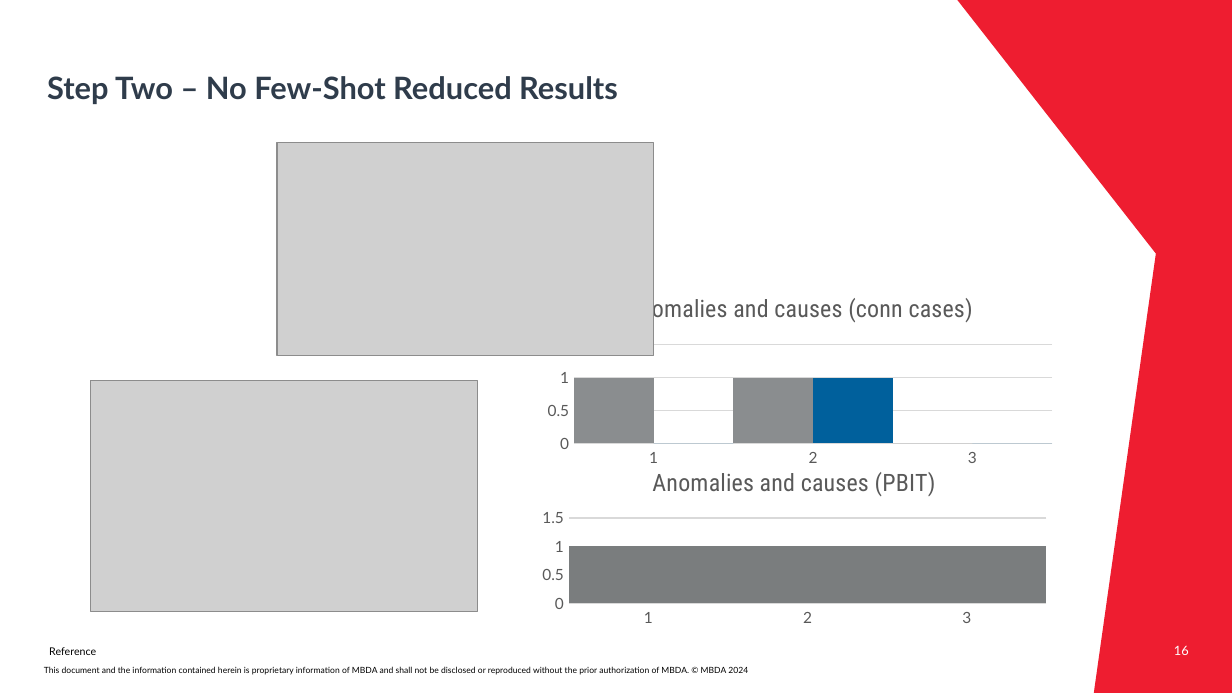
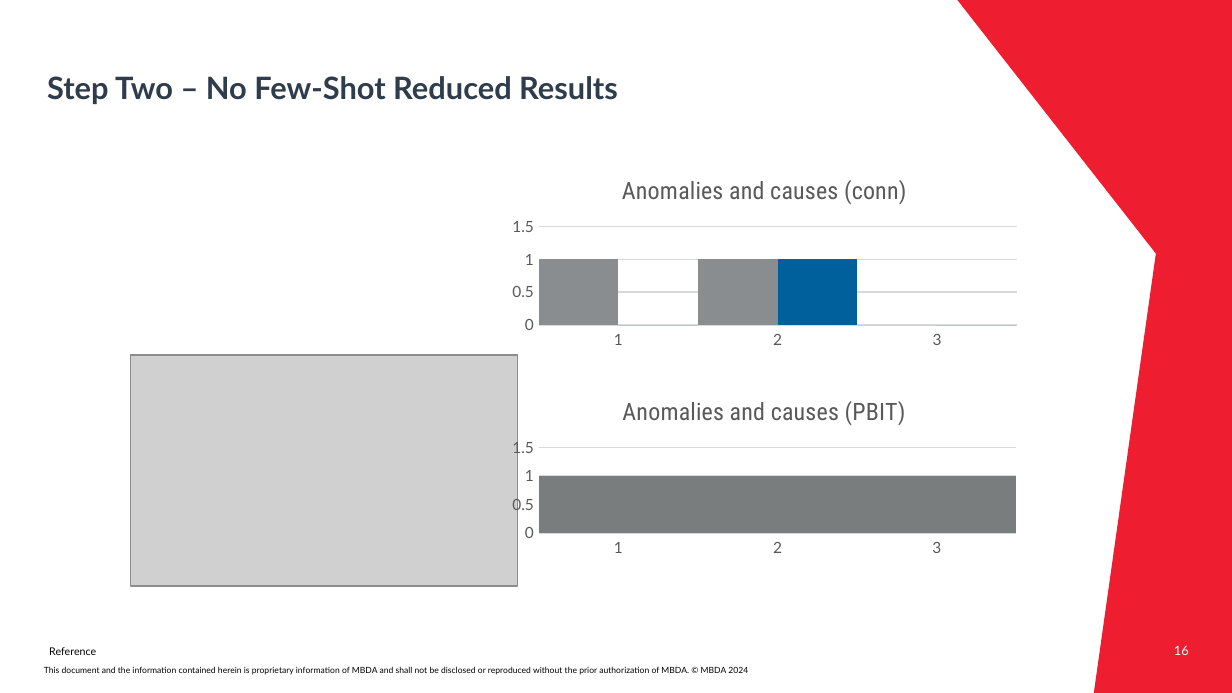
Before and after one commit to Mqtth3w/master-thesis-mbda-unipr, a slide deck: slide 16 of Presentation_Gianvenuti.pptx. Drawn at 1232x693 pixels with LibreOffice and Linux fonts; fonts in the diff are those of the drawing; grey boxes stand for pictures; background and template pictures are left out. Boxes give left, top, right and bottom in pixels: in the first picture for what was removed or moved away, otherwise in the second. Text is boxed around its words. In the diff, an @@ line names an element or a change of style, - is before the commit and + after.

```diff
--- a/Presentation_Gianvenuti.pptx
+++ b/Presentation_Gianvenuti.pptx
@@ picture removed at (277,143,654,356) @@
@@ column chart at (501,159,1026,354) @@
@@ title "Anomalies and causes (conn cases) " to "Anomalies and causes (conn) " @@
@@ column chart: place and size @@
-column chart at (537,277,1062,472)
+column chart at (501,159,1026,354)
@@ picture: place and size @@
-picture at (90,381,477,612)
+picture at (131,355,517,586)
@@ column chart: place and size @@
-column chart at (532,451,1057,632)
+column chart at (501,381,1026,562)
```
Also in this commit, not shown: 4 other slides changed, 1 other file.
